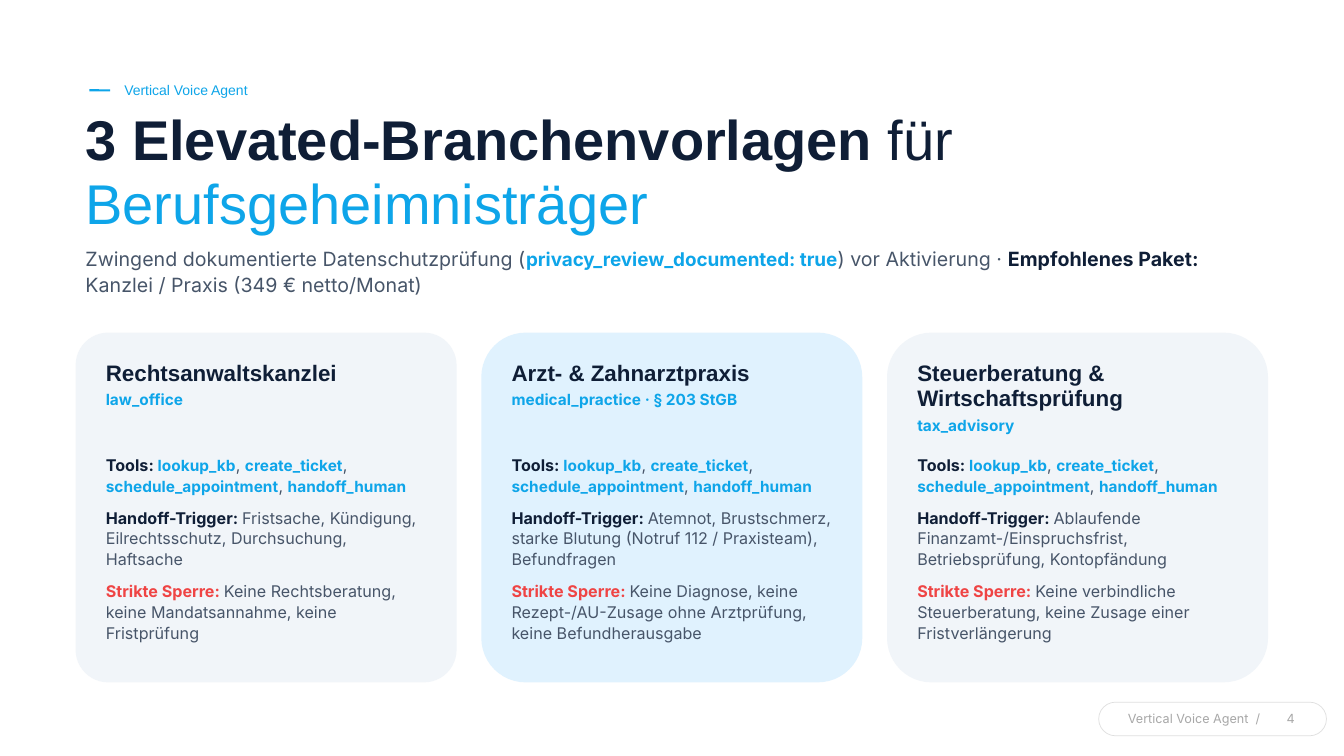
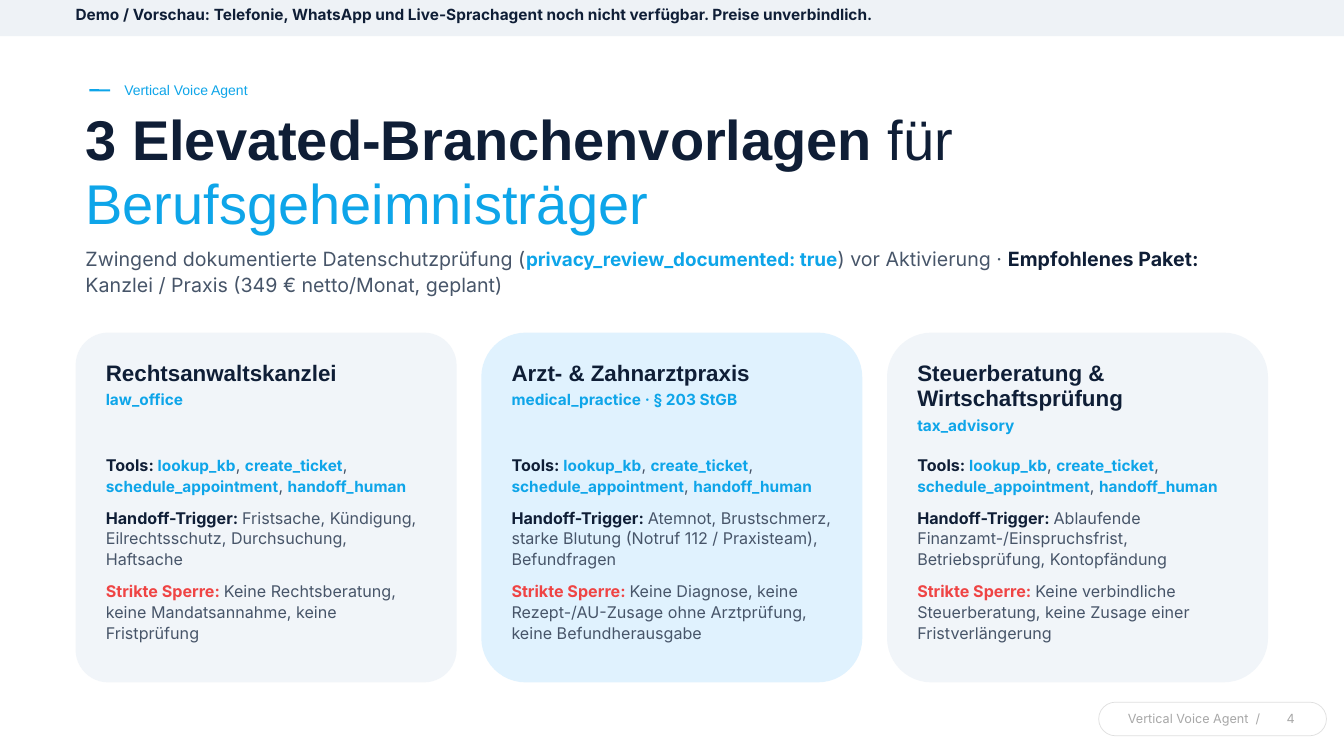
Before and after one commit to realsyncdynamics-spec/vertical-voice-agent, a slide deck: slide 4 of vertical-voice-agent-pitch-deck.pptx. Drawn at 1344x756 pixels with LibreOffice and Linux fonts; fonts in the diff are those of the drawing. Boxes give left, top, right and bottom in pixels: in the first picture for what was removed or moved away, otherwise in the second. Text is boxed around its words. In the diff, an @@ line names an element or a change of style, - is before the commit and + after.

Commit message:
docs(pitch-deck): Demo-Kennzeichnung, Telefonie/Kanzlei als geplant, Preise unverbindlich

```diff
--- a/vertical-voice-agent-pitch-deck.pptx
+++ b/vertical-voice-agent-pitch-deck.pptx
@@ rectangle added at <box>0,0,1344,36</box>, fill #EEF2F6 @@
@@ text added at <box>76,8,872,24</box>, 11 pt, text #0F1E36, bold @@
+Demo / Vorschau: Telefonie, WhatsApp und Live-Sprachagent noch nicht verfügbar. Preise unverbindlich.
@@ text at <box>85,251,1198,296</box>: text changed @@
-Zwingend dokumentierte Datenschutzprüfung (privacy_review_documented: true) vor Aktivierung · Empfohlenes Paket: Kanzlei / Praxis (349 € netto/Monat)
+Zwingend dokumentierte Datenschutzprüfung (privacy_review_documented: true) vor Aktivierung · Empfohlenes Paket: Kanzlei / Praxis (349 € netto/Monat, geplant)
```
Also in this commit, not shown: 5 other slides changed.
